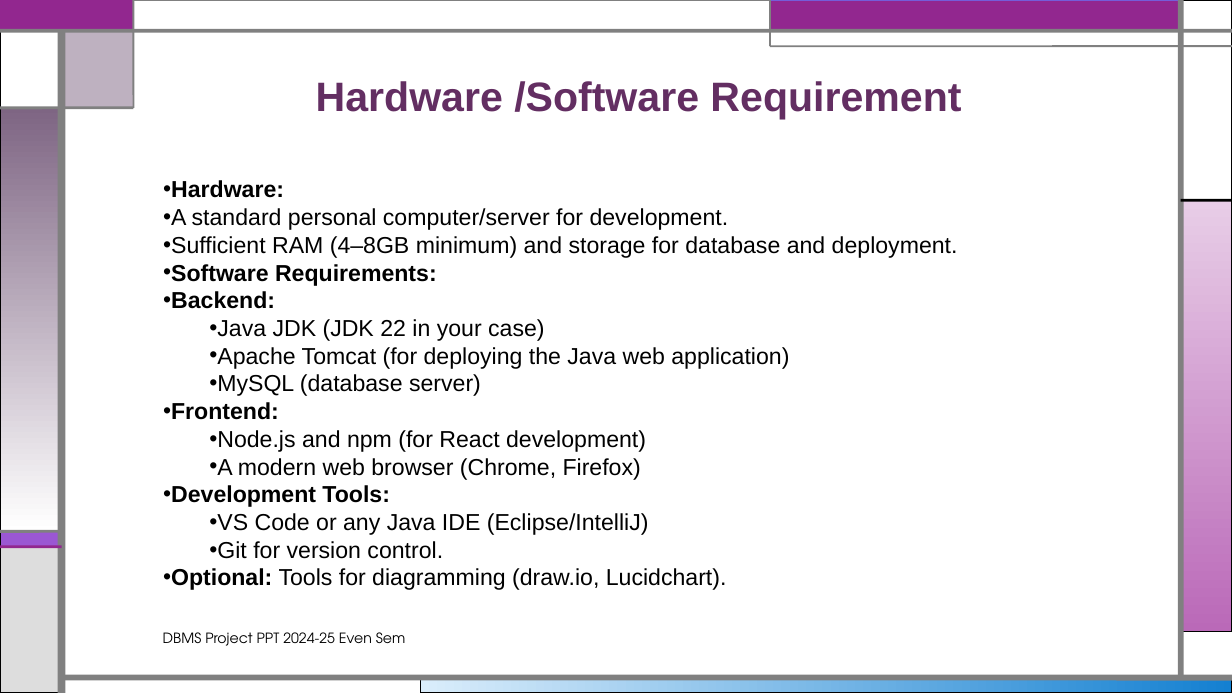
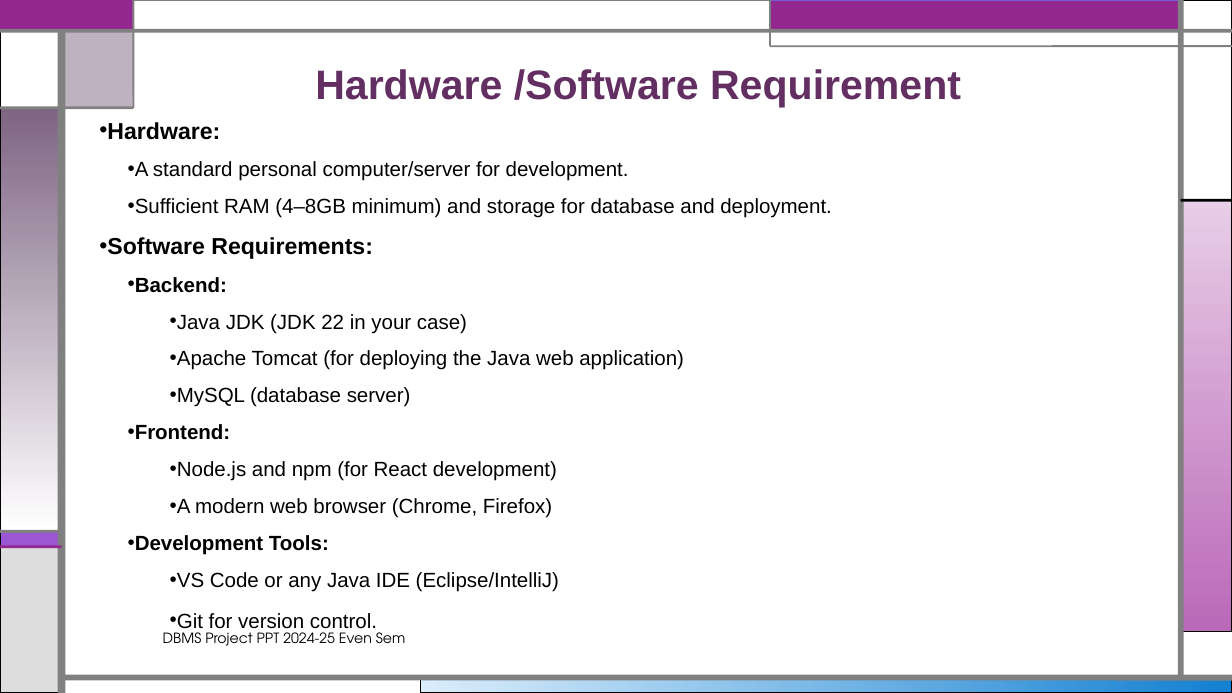
Before and after one commit to Drishay/CollegeProjects, a slide deck: slide 9 of DBMS-Project/others-details/Presentation-001.pptx. Drawn at 1232x693 pixels with LibreOffice and Linux fonts; fonts in the diff are those of the drawing. Boxes give left, top, right and bottom in pixels: in the first picture for what was removed or moved away, otherwise in the second. Text is boxed around its words. In the diff, an @@ line names an element or a change of style, - is before the commit and + after.

Commit message:
frontend added

```diff
--- a/DBMS-Project/others-details/Presentation-001.pptx
+++ b/DBMS-Project/others-details/Presentation-001.pptx
@@ title "Hardware /Software Requirement": place and size @@
-title "Hardware /Software Requirement" at bbox=[316, 81, 961, 119]
+title "Hardware /Software Requirement" at bbox=[315, 69, 961, 107]
@@ text "Hardware:": place and size @@
-text "Hardware:" at bbox=[163, 180, 958, 590]
+text "Hardware:" at bbox=[107, 122, 832, 633]
@@ text "Hardware:" at bbox=[107, 122, 832, 633]: size 18 to 16 pt; line spacing 1 to 1.5; list level 1 to 2 in "A standard personal computer/server for ..."; list level 1 to 2 in "Sufficient RAM (4–8GB minimum) and ..."; list level 1 to 2 in "Backend:"; list level 2 to 3 in "Java JDK (JDK 22 in ..."; list level 2 to 3 in "Apache Tomcat (for deploying the ..."; list level 2 to 3 in "MySQL (database server)"; list level 1 to 2 in "Frontend:"; list level 2 to 3 in "Node.js and npm (for React ..."; list level 2 to 3 in "A modern web browser (Chrome, ..."; list level 1 to 2 in "Development Tools:"; list level 2 to 3 in "VS Code or any Java ..."; list level 2 to 3 in "Git for version control." @@
@@ text at bbox=[171, 568, 727, 590]: paragraph removed @@
-• Optional: Tools for diagramming (draw.io, Lucidchart).
```
Also in this commit, not shown: 6 other slides changed, 3 slides added, 9 other files.
